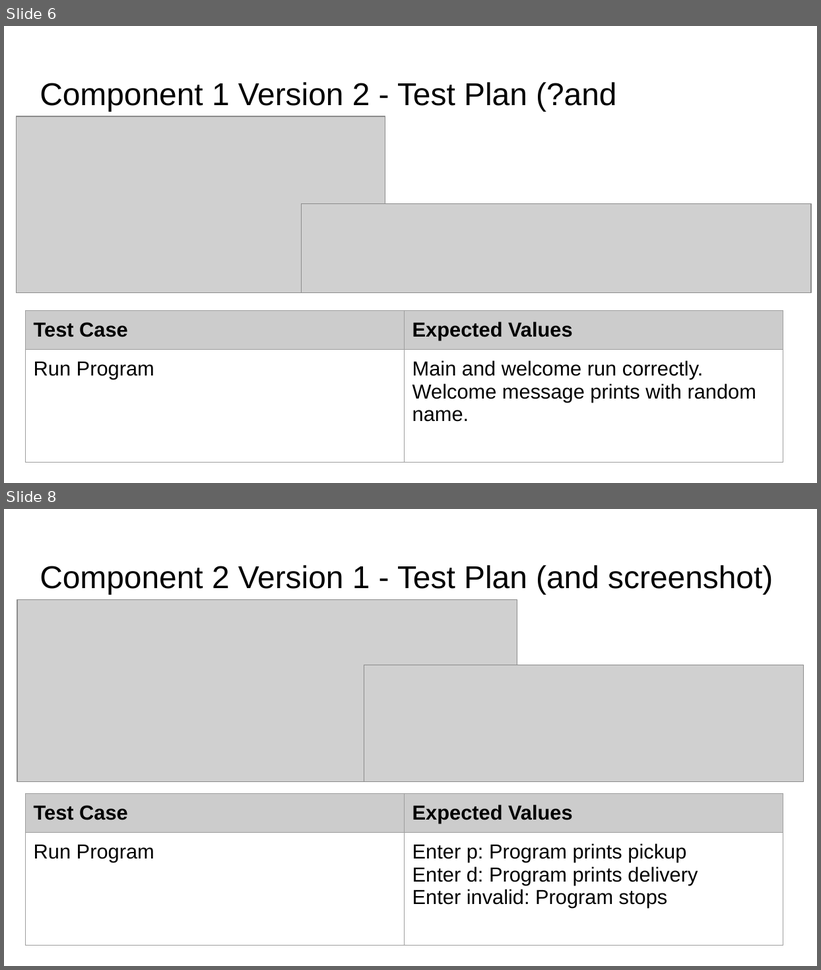
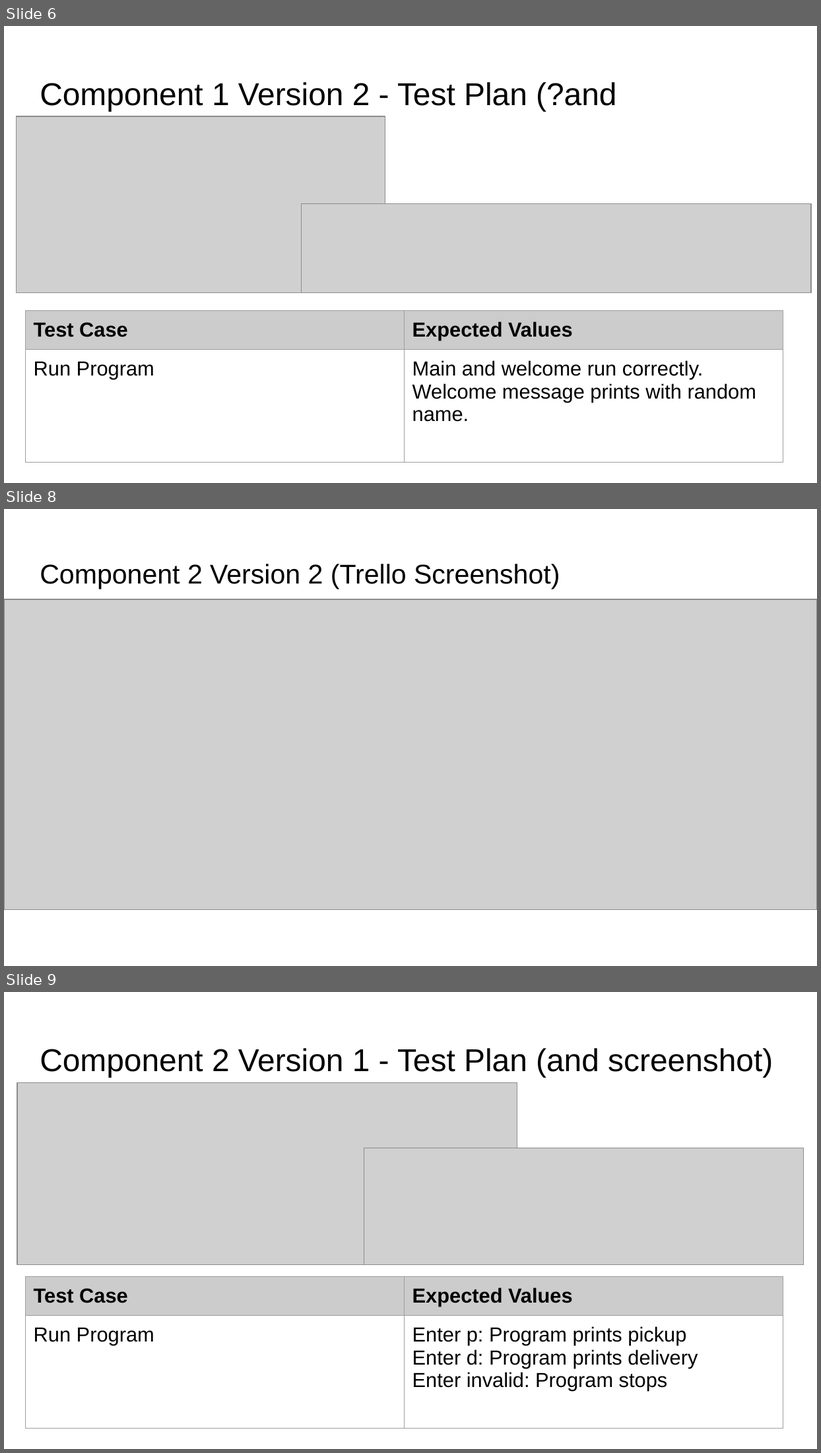
Before and after one commit to boatttt/Pizza_Bot, a slide deck: 022_91893+_+91897+Documentation.pptx. Shown one above the other, each under a label of ours: slides 6 and 8 before the commit, slides 6, 8 and 9 after it; the slides between them are not shown. The pictures are 821x970 and 821x1453 pixels, drawn with LibreOffice and Linux fonts; fonts in the diff are those of the drawing; grey boxes stand for pictures. Boxes give left, top, right and bottom in pixels: in the first picture for what was removed or moved away, otherwise in the second. Text is boxed around its words. In the diff, an @@ line names an element or a change of style, - is before the commit and + after.

```diff
--- a/022_91893+_+91897+Documentation.pptx
+++ b/022_91893+_+91897+Documentation.pptx
@@ slide 8 added at [4,509,817,966], background #FFFFFF @@
@@ title added at [40,564,560,589], 24 pt, text #000000 @@
+Component 2 Version 2 (Trello Screenshot)
@@ picture added at [4,599,817,910] @@
@@ what was slide 8 is now slide 9 @@
```
Also in this commit, not shown: 1 slide changed, 1 other slide added, 1 other file.
